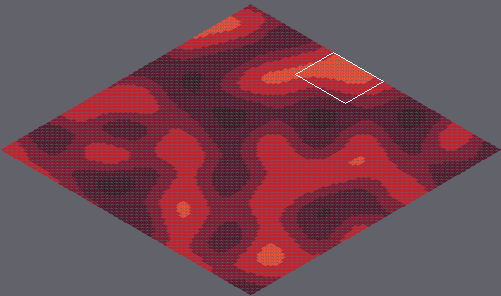
Level history. Tiled map: marswars/resources/mapAssets/loadmap.tmx. The first picture is a wide view before the edit; the outline marks the close-up.
Close-up. Before the edit:
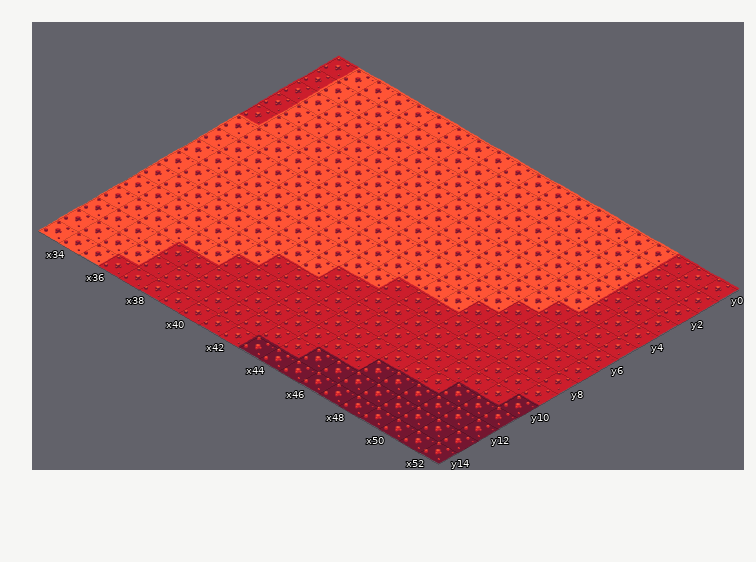
Cells are 55x32 px. Isometric: x runs down to the right, y down to the left. Shown: x 33..52, y 0..14. The commit also changed other parts of the map, which this record leaves out.
After:
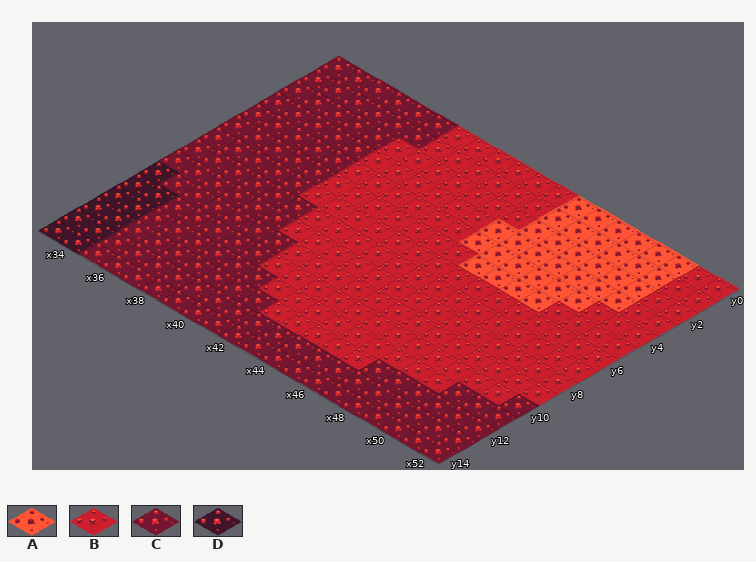
Key: from "tileset1": A 10 "mars006", B 11 "mars007", C 12 "mars008", D 13 "mars009".
_ is an empty cell.
Difference:
{"where": "layer \"Tile Layer 1\""}
{"y":0,"x":33,"old":"BAAAAAAAAAAA","new":"CCCCCCBBBBBB"}
{"y":0,"x":50,"old":"B","new":"A"}
{"y":1,"x":33,"old":"BAAAAAAAAAAA","new":"CCCCCCBBBBBB"}
{"y":1,"x":50,"old":"B","new":"A"}
{"y":2,"x":33,"old":"BAAAAAAAAAAA","new":"CCCCCBBBBBBB"}
{"y":2,"x":50,"old":"B","new":"A"}
{"y":3,"x":33,"old":"BAAAAAAAAAA","new":"CCCCCBBBBBB"}
{"y":3,"x":50,"old":"B","new":"A"}
{"y":4,"x":33,"old":"BAAAAAAAAAA","new":"CCCCCBBBBBB"}
{"y":5,"x":33,"old":"AAAAAAAAAAAA","new":"CCCCCBBBBBBB"}
{"y":6,"x":33,"old":"AAAAAAAAAAAAAAA","new":"CCCCCBBBBBBBBBB"}
{"y":7,"x":33,"old":"AAAAAAAAAAAAAA","new":"CCCCCCBBBBBBBB"}
{"y":8,"x":33,"old":"AAAAAAAAAAA","new":"CCCCCCBBBBB"}
{"y":9,"x":33,"old":"AAAAAAAAA","new":"DCCCCCCBB"}
{"y":10,"x":33,"old":"AAAAAAA","new":"DDCCCCC"}
{"y":11,"x":33,"old":"AAAAAABB","new":"DDCCCCCC"}
{"y":12,"x":33,"old":"AAAABBBBB","new":"DDCCCCCCC"}
{"y":13,"x":33,"old":"AAAABBBBBBBB","new":"DDCCCCCCCCCC"}
{"y":14,"x":33,"old":"AAABBBBBBB","new":"DDCCCCCCCC"}
{"label":"changed","picture_box":[38,55,580,358]}
{"label":"changed","picture_box":[599,253,700,312]}
